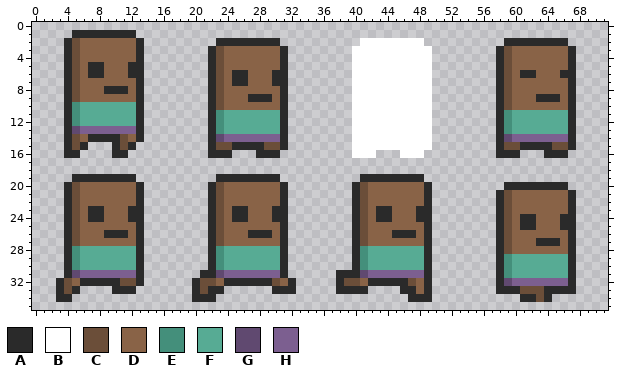
Edited in one commit: sprite sheet (assets/sprites/sheets/robby_16.png). The first picture shows the starting point.
The file is 72x36 pixels. Colours within 5 levels of each other are drawn and written as one.
Palette (. is transparent): A #2a2a2a  B #ffffff  C #6b4e39  D #896347  E #448f7b  F #57ab94  G #604970  H #7c5f90
The result:
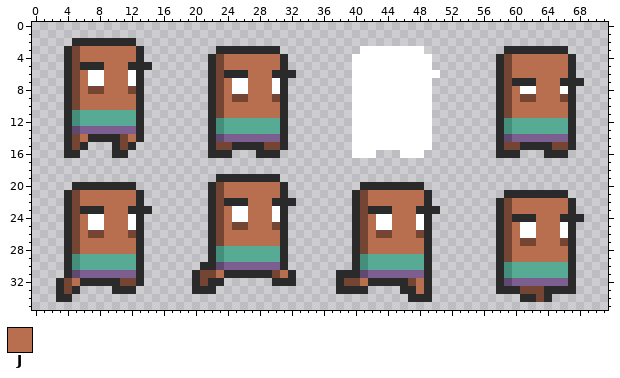
Colours new in this view: J #b86f50
Edits made:
colour C: #6b4e39 -> #744532
y 1: x 5..12 AAAAAAAA -> ........
y 2: x 4..13 ACDDDDDDDA -> .AAAAAAAA.; x 23..30 AAAAAAAA -> ........; x 41..48 BBBBBBBB -> ........; x 59..66 AAAAAAAA -> ........
y 3: x 6..12 DDDDDDD -> JJJJJJJ; x 22..31 ACDDDDDDDA -> .AAAAAAAA.; x 40 B -> .; x 49 B -> .; x 58..67 ACDDDDDDDA -> .AAAAAAAA.
y 4: x 6..12 DDDDDDD -> JJJJJJJ; x 24..30 DDDDDDD -> JJJJJJJ; x 60..66 DDDDDDD -> JJJJJJJ
y 5: x 6 D -> A; x 9..11 DDD -> JJJ; x 14 . -> A; x 24..30 DDDDDDD -> JJJJJJJ; x 60..66 DDDDDDD -> JJJJJJJ
y 6: x 6..12 DAADDDA -> JBBJJJB; x 24 D -> A; x 27..29 DDD -> JJJ; x 32 . -> A; x 50 . -> B; x 60..66 DAADDDA -> JJJJJJJ
y 7: x 6..12 DDDDDDD -> JBBJJJB; x 24..30 DAADDDA -> JBBJJJB; x 60..66 DDDDDDD -> AAAJJJA; x 68 . -> A
y 8: x 6..12 DDDAAAD -> JCCJJJC; x 24..30 DDDDDDD -> JBBJJJB; x 60..66 DDDDDDD -> JBBJJJB
y 9: x 6..12 DDDDDDD -> JJJJJJJ; x 24..30 DDDAAAD -> JCCJJJC; x 60..66 DDDAAAD -> JCCJJJC
y 10: x 5..12 EFFFFFFF -> CJJJJJJJ; x 24..30 DDDDDDD -> JJJJJJJ; x 60..66 DDDDDDD -> JJJJJJJ
y 11: x 23..30 EFFFFFFF -> CJJJJJJJ; x 59..66 EFFFFFFF -> CJJJJJJJ
y 14: x 6 D -> J; x 12 D -> J
y 19: x 5..12 AAAAAAAA -> ........; x 41..48 AAAAAAAA -> ........
y 20: x 4..13 ACDDDDDDDA -> .AAAAAAAA.; x 24..30 DDDDDDD -> JJJJJJJ; x 40..49 ACDDDDDDDA -> .AAAAAAAA.; x 59..66 AAAAAAAA -> ........
y 21: x 6..12 DDDDDDD -> JJJJJJJ; x 24..30 DDDDDDD -> JJJJJJJ; x 42..48 DDDDDDD -> JJJJJJJ; x 58..67 ACDDDDDDDA -> .AAAAAAAA.
y 22: x 6..12 DDDDDDD -> JJJJJJJ; x 24..30 DDDDDDD -> AAAJJJA; x 32 . -> A; x 42..48 DDDDDDD -> JJJJJJJ; x 60..66 DDDDDDD -> JJJJJJJ
y 23: x 6 D -> A; x 9..11 DDD -> JJJ; x 14 . -> A; x 24..30 DAADDDA -> JBBJJJB; x 42 D -> A; x 45..47 DDD -> JJJ; x 50 . -> A; x 60..66 DDDDDDD -> JJJJJJJ
y 24: x 6..12 DAADDDA -> JBBJJJB; x 24..30 DAADDDA -> JBBJJJB; x 42..48 DAADDDA -> JBBJJJB; x 60 D -> A; x 63..65 DDD -> JJJ; x 68 . -> A
y 25: x 6..12 DDDDDDD -> JBBJJJB; x 24..30 DDDDDDD -> JCCJJJC; x 42..48 DDDDDDD -> JBBJJJB; x 60..66 DAADDDA -> JBBJJJB
y 26: x 6..12 DDDAAAD -> JCCJJJC; x 24..30 DDDAAAD -> JJJJJJJ; x 42..48 DDDAAAD -> JCCJJJC; x 60..66 DDDDDDD -> JBBJJJB
y 27: x 6..12 DDDDDDD -> JJJJJJJ; x 24..30 DDDDDDD -> JJJJJJJ; x 42..48 DDDDDDD -> JJJJJJJ; x 60..66 DDDAAAD -> JCCJJJC
y 28: x 5..12 EFFFFFFF -> CJJJJJJJ; x 41..48 EFFFFFFF -> CJJJJJJJ; x 60..66 DDDDDDD -> JJJJJJJ
y 29: x 59..66 EFFFFFFF -> CJJJJJJJ
y 30: x 21 . -> A; x 23..30 EFFFFFFF -> GHHHHHHH
y 31: x 20..32 .AAGHHHHHHHA. -> ACCJAAAAAACJA
y 32: x 5 D -> J; x 22..31 CDAAAAAACD -> AA......AA; x 41 D -> J; x 48 D -> J
y 33: x 21 C -> A; x 23 A -> .; x 30..32 AAA -> ...; x 48 D -> J
y 34: x 20..22 AAA -> ...
Boxes around the changes in both pictures, in picture pixels (x1, y1, x2, y2):
changed: (64, 30, 152, 294)
changed: (208, 38, 296, 118)
changed: (352, 38, 440, 78)
changed: (496, 38, 584, 118)
changed: (192, 142, 296, 302)
changed: (496, 142, 584, 262)
changed: (344, 174, 440, 294)
changed: (520, 286, 544, 302)
